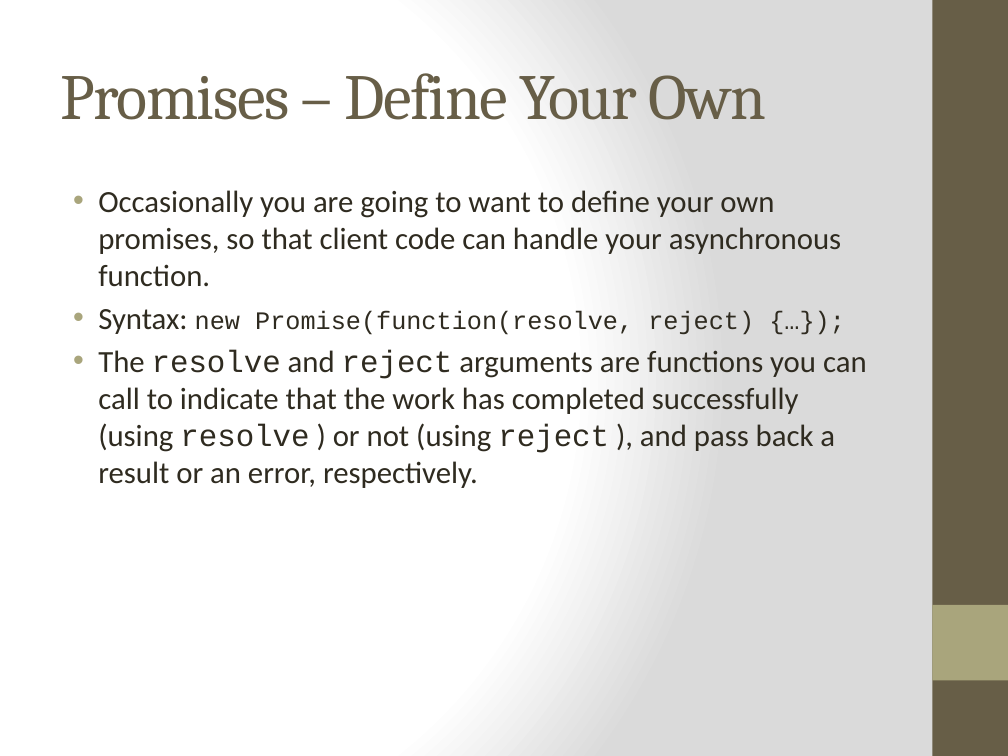
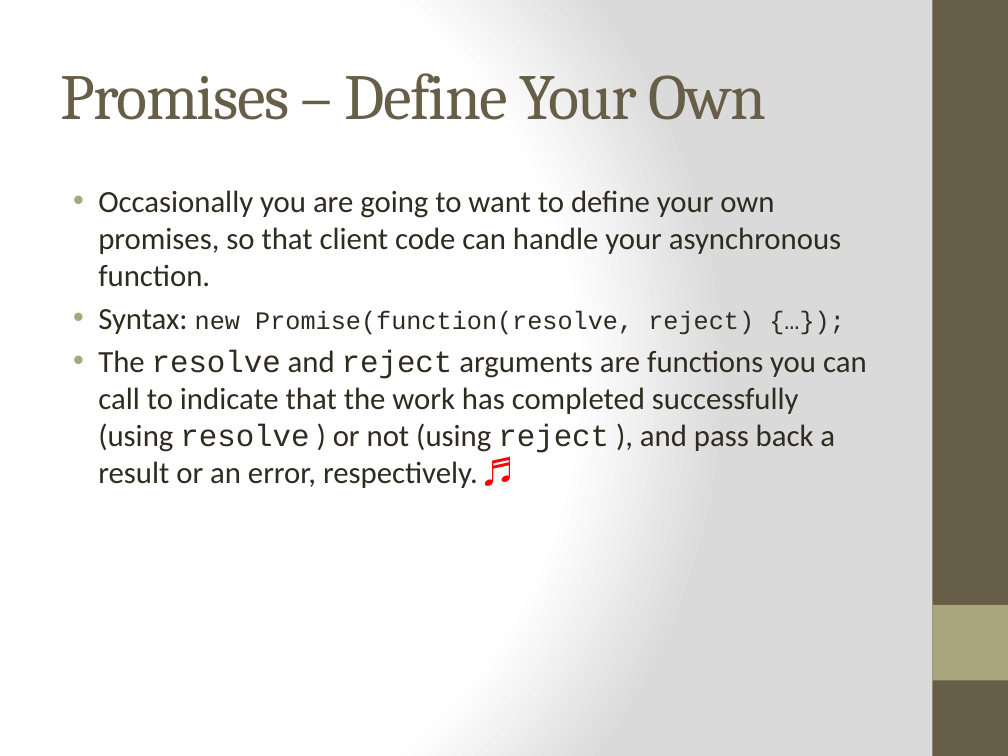
Before and after one commit to cheryly279/AsyncDiscussion, a slide deck: slide 20 of Async_Discussion_9_29_15.pptx. Drawn at 1008x756 pixels with LibreOffice and Linux fonts; fonts in the diff are those of the drawing. Boxes give left, top, right and bottom in pixels: in the first picture for what was removed or moved away, otherwise in the second. Text is boxed around its words. In the diff, an @@ line names an element or a change of style, - is before the commit and + after.

```diff
--- a/Async_Discussion_9_29_15.pptx
+++ b/Async_Discussion_9_29_15.pptx
@@ text at bbox=[98, 350, 867, 488]: text changed @@
-• The resolve and reject arguments are functions you can call to indicate that the work has completed successfully (using resolve ) or not (using reject ), and pass back a result or an error, respectively.
+• The resolve and reject arguments are functions you can call to indicate that the work has completed successfully (using resolve ) or not (using reject ), and pass back a result or an error, respectively. ♬
```
Also in this commit, not shown: 16 other slides changed.
